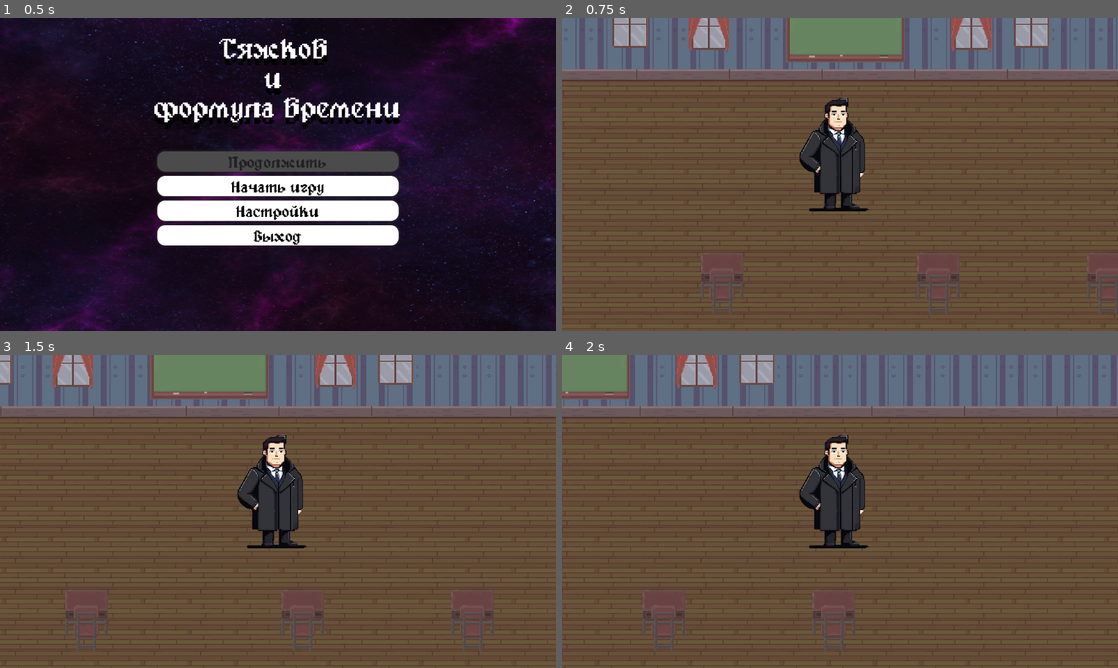
Above: before the commit, frames 1-4 (two rows, left to right).
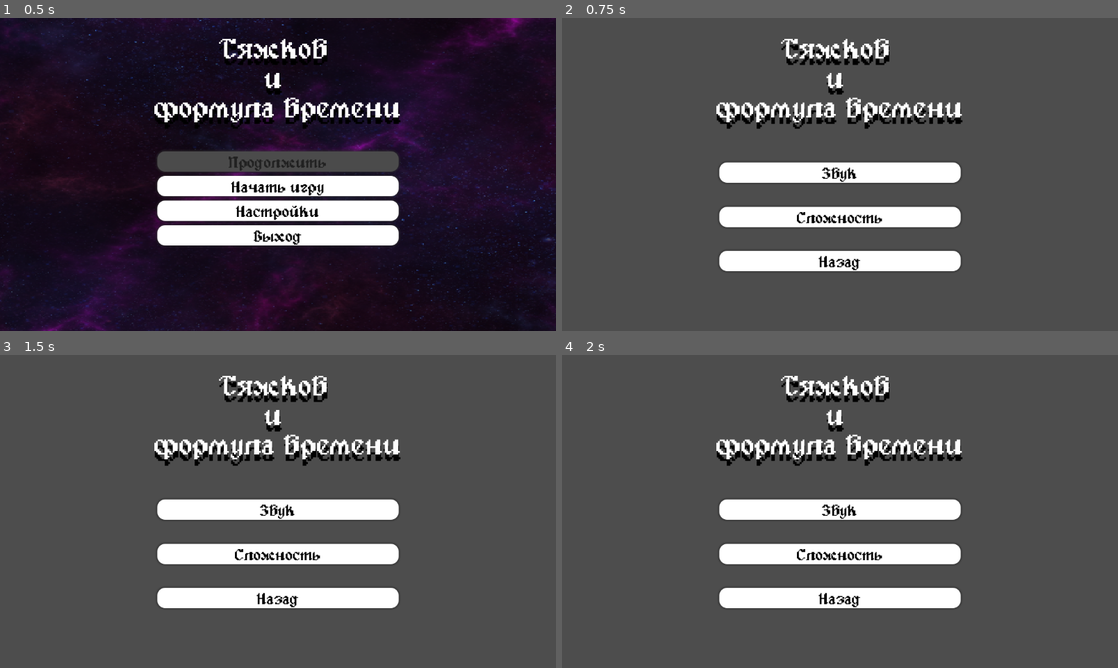
Above: after the commit, the same moments.

Repository: AmigoMarconi/tyashkov_game
Game: Godot game, scene res://scenes/menu/menu.tscn
The game is run twice, just before and just after one commit, with the same random seed, the same clock (stepped at 60 frames per second) and the same inputs.
Inputs:
- Up to frame 1 (0.5 s): no input
- Up to frame 2 (0.75 s): click "Начать игру" at 0.5 s
- Up to frame 3 (1.5 s): tap Enter at 1.25 s; hold D (right) from 1.28 s (still down)
- Up to frame 4 (2 s): keep holding D (right)

Frame 1 is identical in both runs. In frame 2, 91% of the frame differs, in the area x 0-100%, y 0-100%; in frame 3, 91%; in frame 4, 92%.

Commit message:
Настроил звук, настроил продолжить

Diff:
--- /dev/null
+++ b/GAYme/мягков-и-формула-времени/fon.tres
@@ -0,0 +1,15 @@
+[gd_resource type="AudioBusLayout" format=3 uid="uid://bgmhgve5p3rbd"]
+
+[resource]
+bus/1/name = &"Music"
+bus/1/solo = false
+bus/1/mute = false
+bus/1/bypass_fx = false
+bus/1/volume_db = 0.0
+bus/1/send = &"Master"
+bus/2/name = &"Sound FX"
+bus/2/solo = false
+bus/2/mute = false
+bus/2/bypass_fx = false
+bus/2/volume_db = 0.0
+bus/2/send = &"Master"
--- a/GAYme/мягков-и-формула-времени/scenes/game.tscn
+++ b/GAYme/мягков-и-формула-времени/scenes/game.tscn
@@ -1,8 +1,11 @@
-[gd_scene load_steps=16 format=3 uid="uid://34758hxq4qtn"]
+[gd_scene load_steps=23 format=3 uid="uid://34758hxq4qtn"]
 
 [ext_resource type="Script" uid="uid://bp7bfefpeu0jr" path="res://scripts/menu/menu.gd" id="1_yqjtg"]
 [ext_resource type="FontFile" uid="uid://d0jfh7mj4whuv" path="res://assets/alagard-12px-unicode.ttf" id="2_lnu2h"]
-[ext_resource type="PackedScene" uid="uid://cbfi66x567prd" path="res://tile_map_layer.tscn" id="3_lnu2h"]
+[ext_resource type="PackedScene" uid="uid://cbfi66x567prd" path="res://scenes/tile_map_layer.tscn" id="3_lnu2h"]
+[ext_resource type="Script" uid="uid://bb4hwgr0x84d2" path="res://scenes/menu/master.gd" id="3_p57ef"]
+[ext_resource type="Script" uid="uid://bsekc1jg1is1f" path="res://scenes/menu/music.gd" id="4_u5sy4"]
+[ext_resource type="Script" uid="uid://cs2d1u6lr6dou" path="res://scenes/menu/sound_fx.gd" id="5_gee14"]
 
 [sub_resource type="StyleBoxTexture" id="StyleBoxTexture_lti8b"]
 modulate_color = Color(0.423651, 0.423651, 0.423651, 1)
@@ -78,35 +81,65 @@
 
 [sub_resource type="StyleBoxEmpty" id="StyleBoxEmpty_70i5f"]
 
+[sub_resource type="StyleBoxEmpty" id="StyleBoxEmpty_0tnpc"]
+
+[sub_resource type="StyleBoxFlat" id="StyleBoxFlat_vtaks"]
+bg_color = Color(0.834614, 0.834614, 0.834614, 1)
+corner_radius_top_left = 16
+corner_radius_top_right = 16
+corner_radius_bottom_right = 16
+corner_radius_bottom_left = 16
+shadow_color = Color(0.169245, 0.169245, 0.169245, 0.6)
+shadow_size = 5
+
+[sub_resource type="StyleBoxFlat" id="StyleBoxFlat_kvpfn"]
+bg_color = Color(0.509286, 0.509286, 0.509286, 1)
+corner_radius_top_left = 16
+corner_radius_top_right = 16
+corner_radius_bottom_right = 16
+corner_radius_bottom_left = 16
+shadow_color = Color(0.169245, 0.169245, 0.169245, 0.6)
+shadow_size = 5
+
+[sub_resource type="StyleBoxFlat" id="StyleBoxFlat_dinhu"]
+bg_color = Color(1, 1, 1, 1)
+corner_radius_top_left = 16
+corner_radius_top_right = 16
+corner_radius_bottom_right = 16
+corner_radius_bottom_left = 16
+shadow_color = Color(0.169245, 0.169245, 0.169245, 0.6)
+shadow_size = 5
+
 [node name="Game" type="Node2D"]
+visible = false
 
 [node name="Pause panel" type="CanvasLayer" parent="."]
 
 [node name="Menu" type="Control" parent="Pause panel"]
 process_mode = 3
+layout_mode = 3
+anchors_preset = 8
+anchor_left = 0.5
+anchor_top = 0.5
+anchor_right = 0.5
+anchor_bottom = 0.5
+grow_horizontal = 2
+grow_vertical = 2
+script = ExtResource("1_yqjtg")
+
+[node name="Panel" type="Panel" parent="Pause panel/Menu"]
+layout_mode = 1
+anchors_preset = 8
+anchor_left = 0.5
+anchor_top = 0.5
+anchor_right = 0.5
+anchor_bottom = 0.5
+grow_horizontal = 2
+grow_vertical = 2
+theme_override_styles/panel = SubResource("StyleBoxTexture_lti8b")
+
+[node name="Menu" type="VBoxContainer" parent="Pause panel/Menu"]
 visible = false
-layout_mode = 3
-anchors_preset = 8
-anchor_left = 0.5
-anchor_top = 0.5
-anchor_right = 0.5
-anchor_bottom = 0.5
-grow_horizontal = 2
-grow_vertical = 2
-script = ExtResource("1_yqjtg")
-
-[node name="Panel" type="Panel" parent="Pause panel/Menu"]
-layout_mode = 1
-anchors_preset = 8
-anchor_left = 0.5
-anchor_top = 0.5
-anchor_right = 0.5
-anchor_bottom = 0.5
-grow_horizontal = 2
-grow_vertical = 2
-theme_override_styles/panel = SubResource("StyleBoxTexture_lti8b")
-
-[node name="Menu" type="VBoxContainer" parent="Pause panel/Menu"]
 layout_mode = 1
 anchors_preset = 8
 anchor_left = 0.5
@@ -193,7 +226,6 @@
 vertical_alignment = 1
 
 [node name="Options_menu" type="Control" parent="Pause panel/Menu"]
-visible = false
 layout_mode = 1
 anchors_preset = 15
 anchor_right = 1.0
@@ -247,10 +279,10 @@
 
 [node name="Back_Button" type="Button" parent="Pause panel/Menu/Options_menu"]
 layout_mode = 2
-offset_left = -48.0
-offset_top = 160.0
-offset_right = 40.0
-offset_bottom = 202.0
+offset_left = -250.0
+offset_top = 158.0
+offset_right = 250.0
+offset_bottom = 200.0
 size_flags_vertical = 6
 theme_override_colors/font_hover_color = Color(0, 0, 0, 1)
 theme_override_colors/font_color = Color(0, 0, 0, 1)
@@ -280,46 +312,63 @@
 anchor_top = 0.5
 anchor_right = 0.5
 anchor_bottom = 0.5
-offset_left = -168.5
-offset_top = -38.5
-offset_right = 168.5
-offset_bottom = 38.5
-grow_horizontal = 2
-grow_vertical = 2
+offset_left = -203.5
+offset_top = -46.0
+offset_right = 203.5
+offset_bottom = 46.0
+grow_horizontal = 2
+grow_vertical = 2
+theme_override_constants/separation = 6
 
 [node name="labels" type="VBoxContainer" parent="Pause panel/Menu/Audio/HBoxContainer"]
 layout_mode = 2
+size_flags_horizontal = 3
+size_flags_stretch_ratio = 1.08
 
 [node name="Master" type="Label" parent="Pause panel/Menu/Audio/HBoxContainer/labels"]
 layout_mode = 2
-size_flags_vertical = 6
+theme_override_font_sizes/font_size = 20
 text = "Звук"
 
 [node name="Music" type="Label" parent="Pause panel/Menu/Audio/HBoxContainer/labels"]
 layout_mode = 2
 size_flags_vertical = 6
+theme_override_font_sizes/font_size = 20
 text = "Музыка"
 
 [node name="SoundFX" type="Label" parent="Pause panel/Menu/Audio/HBoxContainer/labels"]
 layout_mode = 2
 size_flags_vertical = 6
+theme_override_font_sizes/font_size = 20
 text = "Звуковые эффекты"
 
-[node name="slider" type="VBoxContainer" parent="Pause panel/Menu/Audio/HBoxContainer"]
+[node name="MusicVolumeSlider" type="VBoxContainer" parent="Pause panel/Menu/Audio/HBoxContainer"]
 layout_mode = 2
 size_flags_horizontal = 3
 
-[node name="Master" type="HSlider" parent="Pause panel/Menu/Audio/HBoxContainer/slider"]
+[node name="Master" type="HSlider" parent="Pause panel/Menu/Audio/HBoxContainer/MusicVolumeSlider"]
 layout_mode = 2
 size_flags_vertical = 2
-
-[node name="Music" type="HSlider" parent="Pause panel/Menu/Audio/HBoxContainer/slider"]
+max_value = 1.0
+step = 0.001
+script = ExtResource("3_p57ef")
+bus_name = "Master"
+
+[node name="Music" type="HSlider" parent="Pause panel/Menu/Audio/HBoxContainer/MusicVolumeSlider"]
 layout_mode = 2
 size_flags_vertical = 2
-
-[node name="SoundFX" type="HSlider" parent="Pause panel/Menu/Audio/HBoxContainer/slider"]
+max_value = 1.0
+step = 0.001
+script = ExtResource("4_u5sy4")
+bus_name = "Music"
+
+[node name="SoundFX" type="HSlider" parent="Pause panel/Menu/Audio/HBoxContainer/MusicVolumeSlider"]
 layout_mode = 2
 size_flags_vertical = 2
+max_value = 1.0
+step = 0.001
+script = ExtResource("5_gee14")
+bus_name = "Sound FX"
 
 [node name="Back_option_Button" type="Button" parent="Pause panel/Menu/Audio"]
 layout_mode = 0
@@ -334,21 +383,19 @@
 theme_override_colors/font_pressed_color = Color(0, 0, 0, 1)
 theme_override_fonts/font = ExtResource("2_lnu2h")
 theme_override_font_sizes/font_size = 30
-theme_override_styles/focus = SubResource("StyleBoxEmpty_70i5f")
-theme_override_styles/hover = SubResource("StyleBoxFlat_g3eks")
-theme_override_styles/pressed = SubResource("StyleBoxFlat_v86rl")
-theme_override_styles/normal = SubResource("StyleBoxFlat_13sgg")
+theme_override_styles/focus = SubResource("StyleBoxEmpty_0tnpc")
+theme_override_styles/hover = SubResource("StyleBoxFlat_vtaks")
+theme_override_styles/pressed = SubResource("StyleBoxFlat_kvpfn")
+theme_override_styles/normal = SubResource("StyleBoxFlat_dinhu")
 text = "Назад"
 
 [node name="TileMap" parent="." instance=ExtResource("3_lnu2h")]
 position = Vector2(-86.1251, -30.6274)
-
-[connection signal="pressed" from="Pause panel/Menu/Menu/Continue_Button" to="Pause panel/Menu" method="_on_exit_button_pressed"]
+layer_0/tile_data = PackedInt32Array(1245217, 1245184, 20, 1310753, 1245184, 20, 1376289, 1245184, 20)
+
+[connection signal="pressed" from="Pause panel/Menu/Menu/Continue_Button" to="Pause panel/Menu" method="_on_continue_button_pressed"]
 [connection signal="pressed" from="Pause panel/Menu/Menu/Options_Button" to="Pause panel/Menu" method="_on_options_button_pressed"]
 [connection signal="pressed" from="Pause panel/Menu/Menu/Exit_Button" to="Pause panel/Menu" method="_on_exit_button_pressed"]
 [connection signal="pressed" from="Pause panel/Menu/Options_menu/VBoxContainer2/Volume_Button" to="Pause panel/Menu" method="_on_volume_button_pressed"]
 [connection signal="pressed" from="Pause panel/Menu/Options_menu/Back_Button" to="Pause panel/Menu" method="_on_back_button_pressed"]
-[connection signal="value_changed" from="Pause panel/Menu/Audio/HBoxContainer/slider/Master" to="Pause panel/Menu" method="_on_master_value_changed"]
-[connection signal="value_changed" from="Pause panel/Menu/Audio/HBoxContainer/slider/Music" to="Pause panel/Menu" method="_on_music_value_changed"]
-[connection signal="value_changed" from="Pause panel/Menu/Audio/HBoxContainer/slider/SoundFX" to="Pause panel/Menu" method="_on_sound_fx_value_changed"]
 [connection signal="pressed" from="Pause panel/Menu/Audio/Back_option_Button" to="Pause panel/Menu" method="_on_back_option_button_pressed"]
--- /dev/null
+++ b/GAYme/мягков-и-формула-времени/scenes/menu/master.gd
@@ -0,0 +1,15 @@
+extends HSlider
+
+@export
+var bus_name: String
+
+var bus_index: int
+
+
+func _ready() -> void:
+	bus_index = AudioServer.get_bus_index(bus_name)
+	value_changed.connect(_on_value_changed)
+	value = db_to_linear(AudioServer.get_bus_volume_db(bus_index))
+
+func _on_value_changed(value: float) -> void:
+	AudioServer.set_bus_volume_db(bus_index, linear_to_db(value))
--- a/GAYme/мягков-и-формула-времени/scenes/menu/menu.tscn
+++ b/GAYme/мягков-и-формула-времени/scenes/menu/menu.tscn
@@ -1,9 +1,12 @@
-[gd_scene load_steps=20 format=3 uid="uid://b2wpybdh1ferk"]
+[gd_scene load_steps=23 format=3 uid="uid://b2wpybdh1ferk"]
 
 [ext_resource type="Script" uid="uid://bp7bfefpeu0jr" path="res://scripts/menu/menu.gd" id="1_037ec"]
 [ext_resource type="FontFile" uid="uid://d0jfh7mj4whuv" path="res://assets/alagard-12px-unicode.ttf" id="2_y1o0p"]
 [ext_resource type="PackedScene" uid="uid://ch3jfe1ssj3ob" path="res://scenes/menu/back_ground.tscn" id="3_r8yej"]
 [ext_resource type="Script" uid="uid://bhog1fu2i8why" path="res://scripts/audio_stream_player_2d.gd" id="4_3y2rt"]
+[ext_resource type="Script" uid="uid://bb4hwgr0x84d2" path="res://scenes/menu/master.gd" id="4_t0a87"]
+[ext_resource type="Script" uid="uid://bsekc1jg1is1f" path="res://scenes/menu/music.gd" id="4_y1o0p"]
+[ext_resource type="Script" uid="uid://cs2d1u6lr6dou" path="res://scenes/menu/sound_fx.gd" id="6_qo0fc"]
 
 [sub_resource type="StyleBoxTexture" id="StyleBoxTexture_lti8b"]
 modulate_color = Color(0.423651, 0.423651, 0.423651, 1)
@@ -359,19 +362,25 @@
 layout_mode = 2
 size_flags_vertical = 2
 max_value = 1.0
-step = 0.05
-value = 1.0
+step = 0.001
+script = ExtResource("4_t0a87")
+bus_name = "Master"
 
 [node name="Music" type="HSlider" parent="Audio/HBoxContainer/MusicVolumeSlider"]
 layout_mode = 2
 size_flags_vertical = 2
 max_value = 1.0
-step = 0.05
-value = 1.0
+step = 0.001
+script = ExtResource("4_y1o0p")
+bus_name = "Music"
 
 [node name="SoundFX" type="HSlider" parent="Audio/HBoxContainer/MusicVolumeSlider"]
 layout_mode = 2
 size_flags_vertical = 2
+max_value = 1.0
+step = 0.001
+script = ExtResource("6_qo0fc")
+bus_name = "Sound FX"
 
 [node name="Back_option_Button" type="Button" parent="Audio"]
 layout_mode = 0
@@ -393,6 +402,7 @@
 text = "Назад"
 
 [node name="MusicPlayer" type="AudioStreamPlayer2D" parent="."]
+bus = &"Music"
 script = ExtResource("4_3y2rt")
 
 [connection signal="pressed" from="Menu/Continue_Button" to="." method="_on_exit_button_pressed"]
--- /dev/null
+++ b/GAYme/мягков-и-формула-времени/scenes/menu/music.gd
@@ -0,0 +1,15 @@
+extends HSlider
+
+@export
+var bus_name: String
+
+var bus_index: int
+
+
+func _ready() -> void:
+	bus_index = AudioServer.get_bus_index(bus_name)
+	value_changed.connect(_on_value_changed)
+	value = db_to_linear(AudioServer.get_bus_volume_db(bus_index))
+
+func _on_value_changed(value: float) -> void:
+	AudioServer.set_bus_volume_db(bus_index, linear_to_db(value))
--- /dev/null
+++ b/GAYme/мягков-и-формула-времени/scenes/menu/sound_fx.gd
@@ -0,0 +1,15 @@
+extends HSlider
+
+@export
+var bus_name: String
+
+var bus_index: int
+
+
+func _ready() -> void:
+	bus_index = AudioServer.get_bus_index(bus_name)
+	value_changed.connect(_on_value_changed)
+	value = db_to_linear(AudioServer.get_bus_volume_db(bus_index))
+
+func _on_value_changed(value: float) -> void:
+	AudioServer.set_bus_volume_db(bus_index, linear_to_db(value))
--- a/GAYme/мягков-и-формула-времени/tile_map_layer.tscn
+++ b/GAYme/мягков-и-формула-времени/scenes/tile_map_layer.tscn
@@ -1,6 +1,6 @@
 [gd_scene load_steps=3 format=4 uid="uid://cbfi66x567prd"]
 
-[ext_resource type="TileSet" uid="uid://ici8ft3ejb4w" path="res://new_tile_set.tres" id="1_0ugm7"]
+[ext_resource type="TileSet" uid="uid://ici8ft3ejb4w" path="res://assets/new_tile_set.tres" id="1_0ugm7"]
 [ext_resource type="PackedScene" uid="uid://b3womgd2wrjfc" path="res://player/tishkov.tscn" id="2_vqaso"]
 
 [node name="TileMap" type="TileMap"]
--- a/GAYme/мягков-и-формула-времени/scripts/menu/menu.gd
+++ b/GAYme/мягков-и-формула-времени/scripts/menu/menu.gd
@@ -16,7 +16,6 @@
 func _on_start_button_pressed() -> void:
 	toggle()
 	get_tree().change_scene_to_file("res://scenes/game.tscn")
-
 
 func _on_options_button_pressed() -> void:
 	show_and_hide(options, menu)
@@ -52,3 +51,7 @@
 
 func _on_volume_button_pressed() -> void:
 	show_and_hide(audio, options)
+
+
+func _on_continue_button_pressed() -> void:
+	toggle()
Renamed: GAYme/мягков-и-формула-времени/new_tile_set.tres -> GAYme/мягков-и-формула-времени/assets/new_tile_set.tres
Not shown, added: GAYme/мягков-и-формула-времени/scenes/menu/master.gd.uid
Not shown, added: GAYme/мягков-и-формула-времени/scenes/menu/music.gd.uid
Not shown, added: GAYme/мягков-и-формула-времени/scenes/menu/sound_fx.gd.uid
